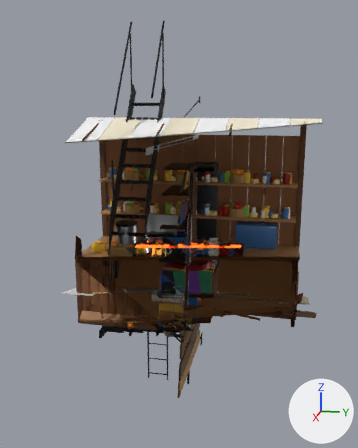
The glTF model public/models/market-kit.glb, before and after one commit.
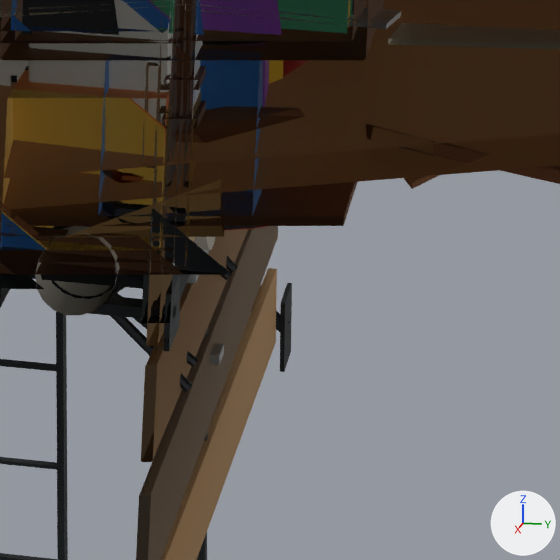
Each version is shown whole from a camera (50 mm lens) standing at (6.78, 1.18, 3.09) and looking at (0.07, -0.17, 1.41), then close up on the part from 44% to 68% of the width and 65% to 84% of the height. Every picture has the same lights, and +X, +Y and +Z are marked at lower right. The older version's two pictures come first. Everything nearer to the camera than a plane just in front of the edit is cut away. Where no turn or scale is listed for an object, it has been applied to the vertices.

Names of what the first close-up shows: 'ac_window', 'boards', 'condenser', 'door_french', 'escape_ladder', 'escape_platform', 'frame_steel', 'record_bin', 'record_shelf', 'stall_body', 'stall_wreck', 'steam_run' and 7 more.
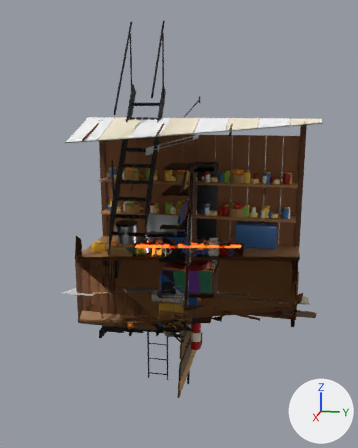
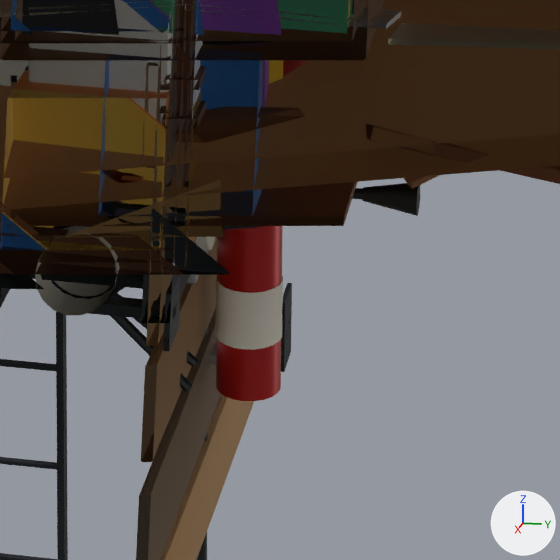
Pixel boxes [x1, y1, x2, y2] of what changed, in the close-ups (560 x 560 px):
'extinguisher_held', added
    after: [216, 183, 420, 401]
    faces in mat_extinguisher_red (red #b3140f): [216, 226, 283, 401]
    faces in mat_chalk (white #e9e4d6): [216, 275, 283, 350]
    faces in mat_black (black #101010): [352, 183, 420, 216]

Patch to the scene script:
```diff
--- a/public/models/market-kit.glb.py
+++ b/public/models/market-kit.glb.py
@@ me_extinguisher_held @@
+me_extinguisher_held.from_pydata(...)  # 364 vertices, 692 faces; spans x -0.188..0.188, y -0.248..0.248, z -0.285..0.285
+# faces by material slot: [300, 76, 144, 24, 36, 112]
+me_extinguisher_held.materials.append(mat_extinguisher_red)  # red #b3140f
+me_extinguisher_held.materials.append(mat_chalk)  # white #e9e4d6
+me_extinguisher_held.materials.append(mat_dark_steel)  # dark grey #2a2e31
+me_extinguisher_held.materials.append(mat_steel)  # grey #a9adb0
+me_extinguisher_held.materials.append(mat_gauge_face)  # white #f1ede2
+me_extinguisher_held.materials.append(mat_black)  # black #101010
@@ ob_extinguisher_held @@
+ob_extinguisher_held = bpy.data.objects.new('extinguisher_held', me_extinguisher_held)
+ob_extinguisher_held.location = (-0.111, 0.187, -0.235)
```
